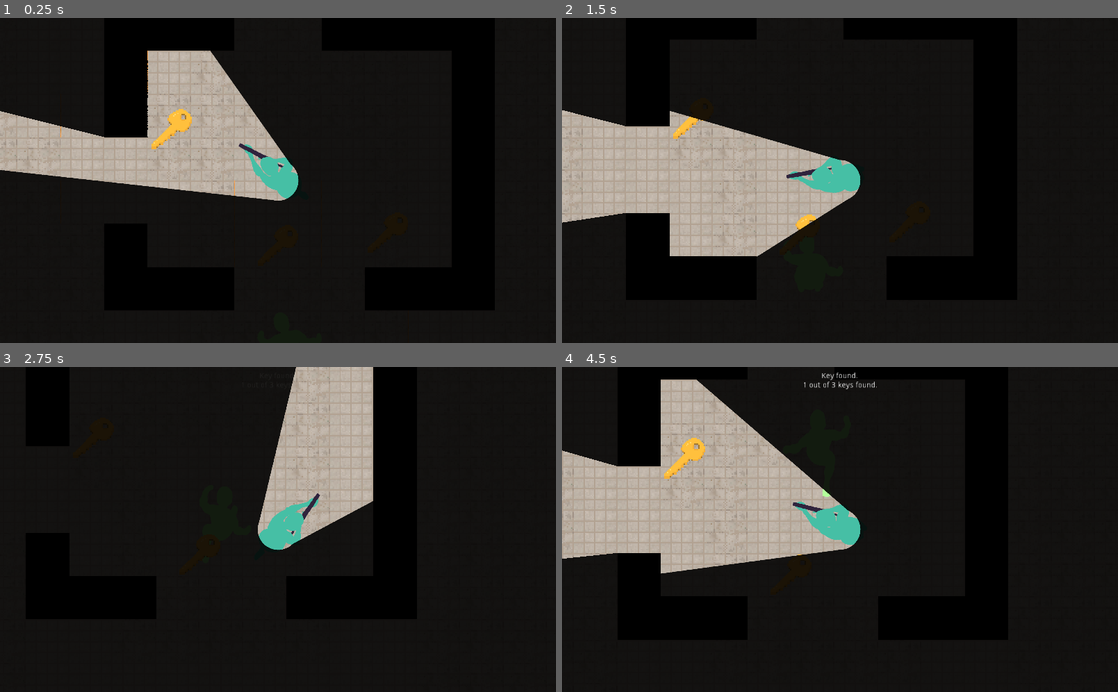
Above: before the commit, frames 1-4 (two rows, left to right).
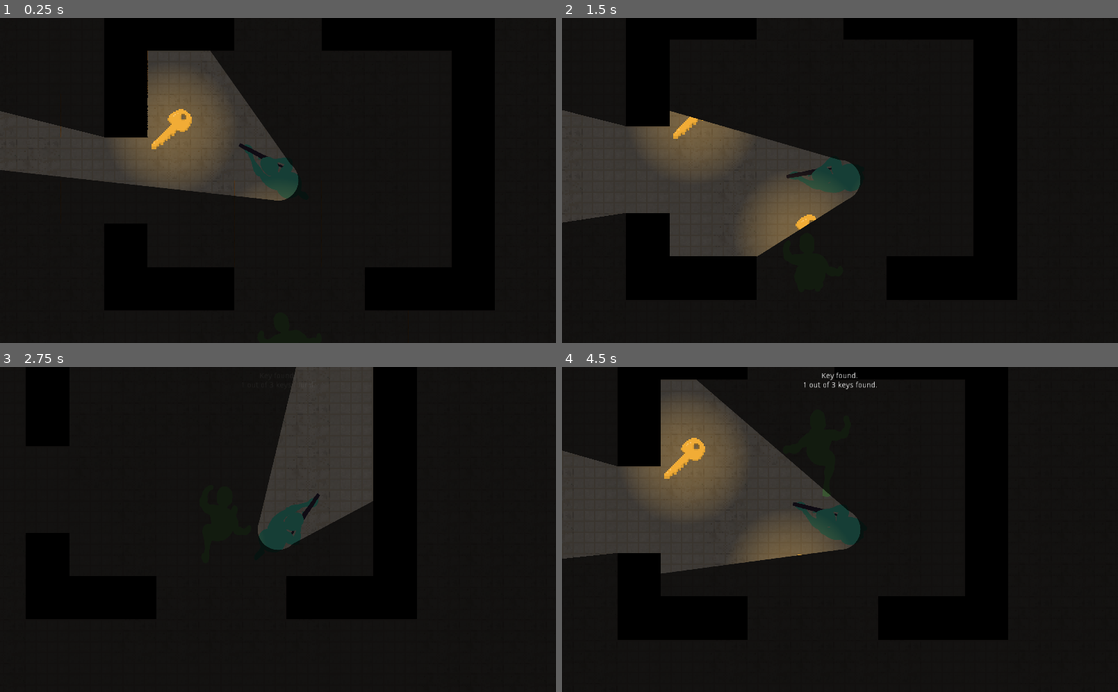
Above: after the commit, the same moments.

Repository: ZeeHatcher/project-vlastos
Game: Godot game, scene res://scenes/main.tscn
Same seed, same stepped clock (60 frames per second), same inputs: the game is played once before the commit and once after it.
Inputs (mouse positions are in pixels of both pictures, inside the frame that each line leads up to):
- Up to frame 1 (0.25 s): no input
- Up to frame 2 (1.5 s): tap Enter at 0.5 s; move the mouse to (962, 164) at 0.52 s; press the mouse at (962, 164) at 0.53 s; hold D (right) 0.53-1.28 s; move the mouse to (728, 196) at 1.27 s; release the mouse at (728, 196) at 1.28 s; hold S (down) from 1.28 s (still down); click (728, 196) at 1.35 s
- Up to frame 3 (2.75 s): move the mouse to (333, 458) at 2.02 s; release S (down) at 2.03 s; press the mouse at (333, 458) at 2.03 s; hold D (right) from 2.03 s (still down)
- Up to frame 4 (4.5 s): move the mouse to (812, 594) at 2.77 s; release D (right) at 2.78 s; release the mouse at (812, 594) at 2.78 s; hold W (up) 2.78-3.53 s; click (812, 594) at 2.85 s; move the mouse to (1006, 578) at 3.52 s; press the mouse at (1006, 578) at 3.53 s; hold A (left) from 3.53 s (still down); move the mouse to (673, 480) at 4.27 s; release the mouse at (673, 480) at 4.28 s; click (673, 480) at 4.35 s

The runs differ from the first frame. In frame 1, 13% of the frame differs, in the area x 0-54%, y 10-57%; in frame 2, 16%; in frame 3, 8.7%; in frame 4, 18%, in the area x 0-54%, y 3-64%.

Commit message:
add glow to key

Diff:
--- a/entities/key/key.tscn
+++ b/entities/key/key.tscn
@@ -1,25 +1,34 @@
-[gd_scene load_steps=5 format=2]
+[gd_scene load_steps=7 format=2]
 
 [ext_resource path="res://assets/Insanity-SpriteSheet5x.png" type="Texture" id=1]
 [ext_resource path="res://entities/key/key.gd" type="Script" id=2]
+[ext_resource path="res://assets/glow.png" type="Texture" id=3]
+
+[sub_resource type="CanvasItemMaterial" id=3]
+light_mode = 2
+
+[sub_resource type="AtlasTexture" id=2]
+atlas = ExtResource( 1 )
+region = Rect2( 165, 485, 150, 150 )
 
 [sub_resource type="CircleShape2D" id=1]
 radius = 72.0069
-
-[sub_resource type="AtlasTexture" id=2]
-flags = 4
-atlas = ExtResource( 1 )
-region = Rect2( 165, 485, 150, 150 )
 
 [node name="Key" type="Area2D"]
 collision_layer = 0
 monitorable = false
 script = ExtResource( 2 )
 
+[node name="Glow" type="Sprite" parent="."]
+modulate = Color( 0.94902, 0.678431, 0.215686, 1 )
+material = SubResource( 3 )
+texture = ExtResource( 3 )
+
+[node name="Sprite" type="Sprite" parent="."]
+light_mask = 2
+texture = SubResource( 2 )
+
 [node name="CollisionShape2D" type="CollisionShape2D" parent="."]
 shape = SubResource( 1 )
 
-[node name="Sprite" type="Sprite" parent="."]
-texture = SubResource( 2 )
-
 [connection signal="body_entered" from="." to="." method="_on_Key_body_entered"]
--- a/entities/player/player.tscn
+++ b/entities/player/player.tscn
@@ -117,6 +117,7 @@
 
 [node name="Light" type="Light2D" parent="."]
 texture = ExtResource( 4 )
+energy = 0.5
 shadow_enabled = true
 
 [node name="Mask" type="Light2D" parent="."]
@@ -124,3 +125,4 @@
 mode = 3
 range_item_cull_mask = 2
 shadow_enabled = true
+shadow_item_cull_mask = 2
Binary file added: assets/glow.png
Not shown, added: assets/glow.png.import
